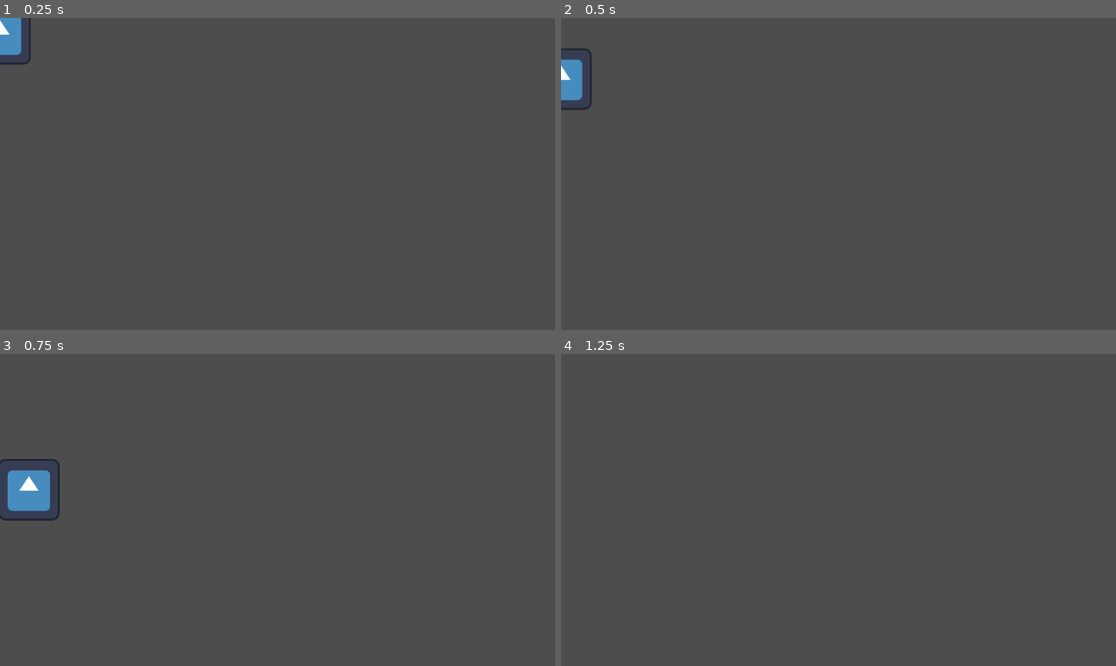
Above: before the commit, frames 1-4 (two rows, left to right).
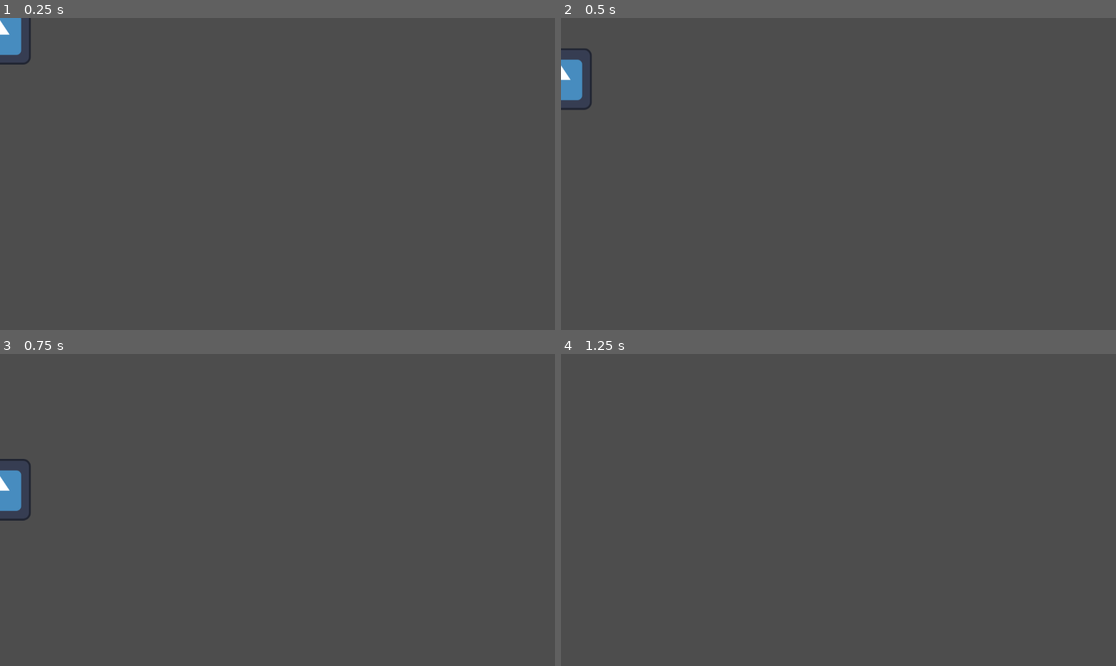
Above: after the commit, the same moments.

Repository: squidink7/RevengeOfThePeeg
Game: Godot game, scene res://player.tscn
The game is run twice, just before and just after one commit, with the same random seed, the same clock (stepped at 60 frames per second) and the same inputs. The project has no main scene, so this scene is started directly. The engine's default icon, where the game draws it, is replaced by a stand-in: a white triangle on a blue panel in a dark square.
Inputs:
- Up to frame 1 (0.25 s): no input
- Up to frame 2 (0.5 s): no input
- Up to frame 3 (0.75 s): tap Enter (ui_accept) at 0.5, 0.6 s; hold Right (ui_right) from 0.53 s (still down)
- Up to frame 4 (1.25 s): keep holding Right (ui_right); tap Space (jump, bound only after the commit) at 0.77, 0.8, 1.07 s

Frames 1-2 are identical in both runs. In frame 3, 1.1% of the frame differs, in the area x 0-11%, y 33-54%; in frame 4, nothing differs.

Commit message:
player_movement

Diff:
--- a/player.gd
+++ b/player.gd
@@ -14,13 +14,13 @@
 		velocity.y += gravity * delta
 
 	# Handle jump.
-	if Input.is_action_just_pressed("ui_accept") and is_on_floor():
+	if Input.is_action_just_pressed("jump") and is_on_floor():
 		velocity.y = JUMP_VELOCITY
 		$AnimatedSprite2D.play("new_animation")
 
 	# Get the input direction and handle the movement/deceleration.
 	# As good practice, you should replace UI actions with custom gameplay actions.
-	var direction = Input.get_axis("ui_left", "ui_right")
+	var direction = Input.get_axis("move_left", "move_right")
 	if direction:
 		velocity.x = direction * SPEED
 	else:
--- a/project.godot
+++ b/project.godot
@@ -13,3 +13,21 @@
 config/name="RevengeOfThePeeg"
 config/features=PackedStringArray("4.2", "Forward Plus")
 config/icon="res://icon.svg"
+
+[input]
+
+jump={
+"deadzone": 0.5,
+"events": [Object(InputEventKey,"resource_local_to_scene":false,"resource_name":"","device":-1,"window_id":0,"alt_pressed":false,"shift_pressed":false,"ctrl_pressed":false,"meta_pressed":false,"pressed":false,"keycode":0,"physical_keycode":32,"key_label":0,"unicode":32,"echo":false,"script":null)
+]
+}
+move_right={
+"deadzone": 0.5,
+"events": [Object(InputEventKey,"resource_local_to_scene":false,"resource_name":"","device":-1,"window_id":0,"alt_pressed":false,"shift_pressed":false,"ctrl_pressed":false,"meta_pressed":false,"pressed":false,"keycode":0,"physical_keycode":68,"key_label":0,"unicode":100,"echo":false,"script":null)
+]
+}
+move_left={
+"deadzone": 0.5,
+"events": [Object(InputEventKey,"resource_local_to_scene":false,"resource_name":"","device":-1,"window_id":0,"alt_pressed":false,"shift_pressed":false,"ctrl_pressed":false,"meta_pressed":false,"pressed":false,"keycode":0,"physical_keycode":65,"key_label":0,"unicode":97,"echo":false,"script":null)
+]
+}
Not shown: 1 places in player.tscn that only renumber resources
